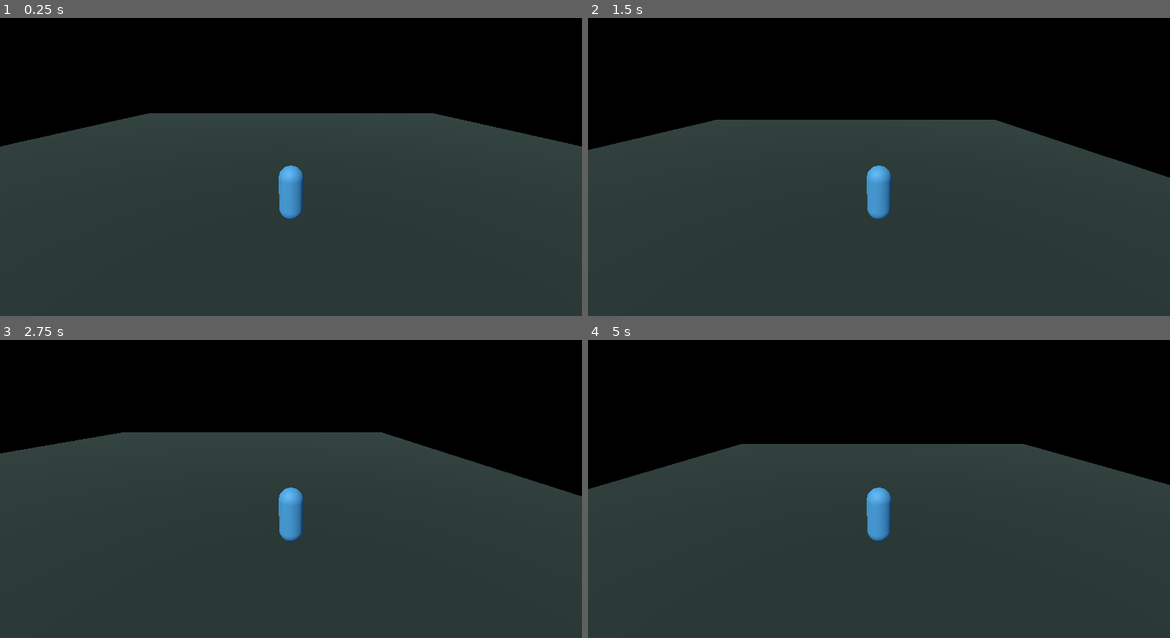
Above: before the commit, frames 1-4 (two rows, left to right).
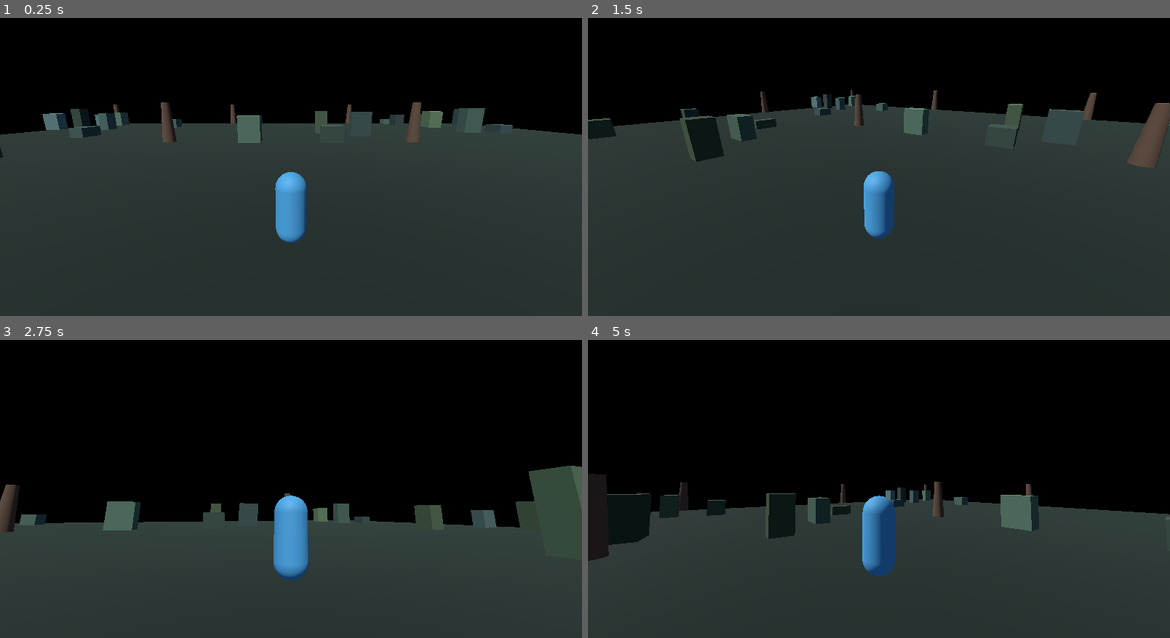
Above: after the commit, the same moments.

Repository: FRFR-FR/frameforge
Game: Godot game, scene res://scenes/main.tscn
Two runs of this game, one before a commit and one after it. Both use one fixed random seed, a clock stepped at 60 frames per second and the inputs below.
Inputs (mouse positions are in pixels of both pictures, inside the frame that each line leads up to):
- Up to frame 1 (0.25 s): no input
- Up to frame 2 (1.5 s): tap Enter at 0.5 s; move the mouse to (1007, 137) at 0.52 s; hold D (move_right) 0.53-1.28 s; tap E (interact, bound only after the commit) at 0.6 s; click (1007, 137) at 0.67 s; tap Space (jump) at 0.77 s; move the mouse to (762, 169) at 1.27 s; hold S (move_back) from 1.28 s (still down); tap Shift (sprint) at 1.35 s
- Up to frame 3 (2.75 s): tap Space (jump) at 1.52 s; tap E (interact, bound only after the commit) at 1.55, 2.1 s; move the mouse to (349, 402) at 2.02 s; release S (move_back) at 2.03 s; hold D (move_right) from 2.03 s (still down)
- Up to frame 4 (5 s): move the mouse to (849, 539) at 2.77 s; release D (move_right) at 2.78 s; hold W (move_forward) 2.78-3.53 s; tap E (interact, bound only after the commit) at 2.85, 3.8, 4.35 s; click (849, 539) at 2.92 s; tap Space (jump) at 3.02, 3.77, 4.52 s; move the mouse to (1053, 524) at 3.52 s; hold Shift (sprint) 3.53-4.28 s; hold A (move_left) from 3.53 s (still down); move the mouse to (704, 426) at 4.27 s

The runs differ from the first frame. In frame 1, 4.8% of the frame differs, in the area x 0-100%, y 28-76%; in frame 2, 8.7%; in frame 3, 25%, in the area x 0-100%, y 30-81%; in frame 4, 21%.

Commit message:
Integrate procedural world and adaptive third-person runtime

Diff:
--- a/gameforge/runtime/godot_template/scripts/main.gd
+++ b/gameforge/runtime/godot_template/scripts/main.gd
@@ -1,16 +1,20 @@
 extends Node3D
 
-## First playable runtime smoke scene: a lit test arena and third-person
-## capsule controller. Generated projects replace the capsule with their
-## authored character while retaining the controller contract.
-
 const PlayerController = preload("res://scripts/player_controller.gd")
+const WorldGenerator = preload("res://scripts/world_generator.gd")
+const CameraRig = preload("res://scripts/third_person_camera.gd")
+const QualityManager = preload("res://scripts/quality_manager.gd")
+const QuestDirector = preload("res://scripts/quest_director.gd")
 
 func _ready() -> void:
     _configure_input()
     _create_environment()
-    _create_ground()
+    _create_world()
     _create_player()
+    add_child(QualityManager.new())
+    var quests := QuestDirector.new()
+    quests.name = "QuestDirector"
+    add_child(quests)
 
 func _configure_input() -> void:
     _bind_key("move_forward", KEY_W)
@@ -19,6 +23,7 @@
     _bind_key("move_right", KEY_D)
     _bind_key("jump", KEY_SPACE)
     _bind_key("sprint", KEY_SHIFT)
+    _bind_key("interact", KEY_E)
 
 func _bind_key(action: StringName, key: Key) -> void:
     if not InputMap.has_action(action):
@@ -37,47 +42,30 @@
     environment_resource.ambient_light_energy = 0.65
     environment_node.environment = environment_resource
     add_child(environment_node)
-
     var sun := DirectionalLight3D.new()
     sun.rotation_degrees = Vector3(-48.0, -28.0, 0.0)
     sun.light_energy = 1.1
     add_child(sun)
 
-func _create_ground() -> void:
-    var ground := StaticBody3D.new()
-    ground.name = "Ground"
-
-    var mesh_instance := MeshInstance3D.new()
-    var mesh := PlaneMesh.new()
-    mesh.size = Vector2(40.0, 40.0)
-    mesh_instance.mesh = mesh
-    var material := StandardMaterial3D.new()
-    material.albedo_color = Color(0.12, 0.19, 0.17)
-    material.roughness = 0.95
-    mesh_instance.material_override = material
-    ground.add_child(mesh_instance)
-
-    var collision := CollisionShape3D.new()
-    var shape := BoxShape3D.new()
-    shape.size = Vector3(40.0, 0.2, 40.0)
-    collision.shape = shape
-    collision.position.y = -0.1
-    ground.add_child(collision)
-    add_child(ground)
+func _create_world() -> void:
+    var world := Node3D.new()
+    world.name = "GeneratedWorld"
+    world.set_script(WorldGenerator)
+    world.world_seed = 42017
+    world.grid_size = 18
+    add_child(world)
 
 func _create_player() -> void:
     var player := CharacterBody3D.new()
     player.name = "Player"
     player.position = Vector3(0.0, 1.1, 4.0)
     player.set_script(PlayerController)
-
     var body_shape := CollisionShape3D.new()
     var capsule := CapsuleShape3D.new()
     capsule.radius = 0.38
     capsule.height = 1.8
     body_shape.shape = capsule
     player.add_child(body_shape)
-
     var body_mesh := MeshInstance3D.new()
     var capsule_mesh := CapsuleMesh.new()
     capsule_mesh.radius = 0.38
@@ -88,16 +76,14 @@
     body_material.roughness = 0.65
     body_mesh.material_override = body_material
     player.add_child(body_mesh)
-
     var camera_pivot := Node3D.new()
     camera_pivot.name = "CameraPivot"
     camera_pivot.position = Vector3(0.0, 1.35, 0.0)
     player.add_child(camera_pivot)
-
-    var camera := Camera3D.new()
-    camera.position = Vector3(0.0, 2.0, 6.0)
-    camera.look_at_from_position(camera.position, Vector3.ZERO)
-    camera_pivot.add_child(camera)
+    var camera_arm := SpringArm3D.new()
+    camera_arm.name = "ThirdPersonCamera"
+    camera_arm.set_script(CameraRig)
+    camera_arm.target = player
+    camera_pivot.add_child(camera_arm)
     player.set("camera_pivot", camera_pivot)
-
     add_child(player)
